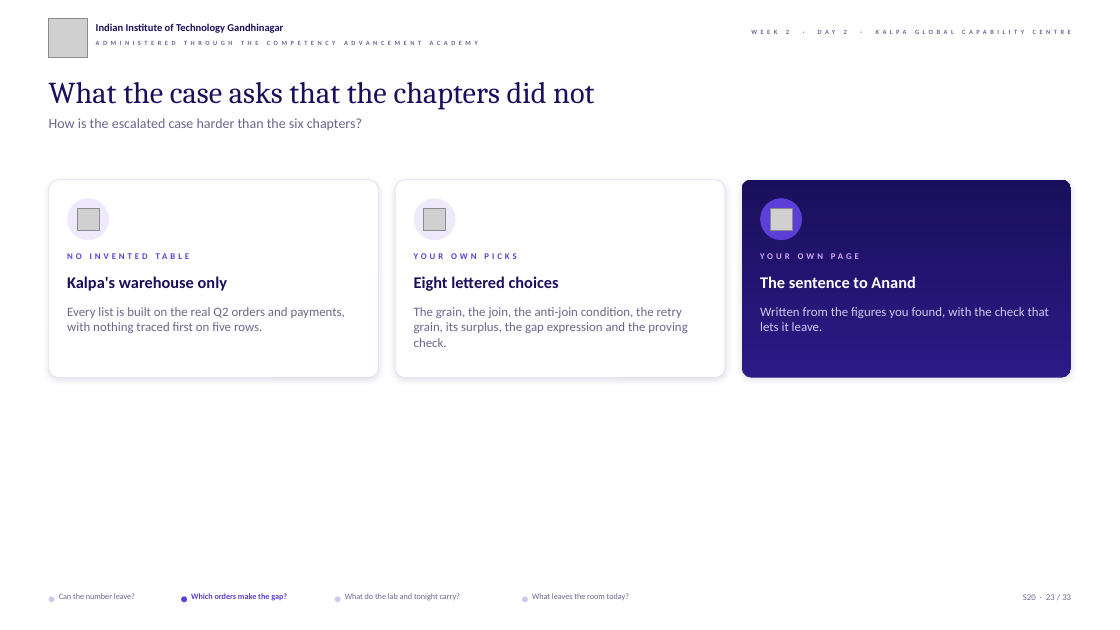
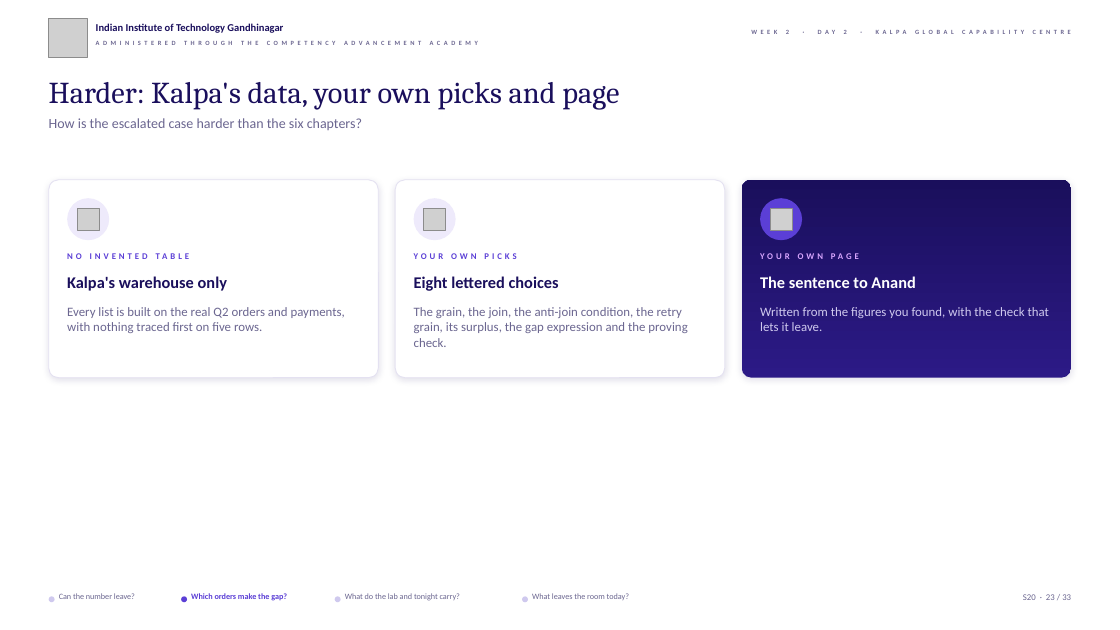
Before and after one commit to fde-academy-lab/c2-content-factory, a slide deck: slide 23 of content/W02/D2/slides/C2_W02_D02_half2_STUDENT.pptx. Drawn at 1120x630 pixels with LibreOffice and Linux fonts; fonts in the diff are those of the drawing; grey boxes stand for pictures; background and template pictures are left out. Boxes give left, top, right and bottom in pixels: in the first picture for what was removed or moved away, otherwise in the second. Text is boxed around its words. In the diff, an @@ line names an element or a change of style, - is before the commit and + after.

```diff
--- a/content/W02/D2/slides/C2_W02_D02_half2_STUDENT.pptx
+++ b/content/W02/D2/slides/C2_W02_D02_half2_STUDENT.pptx
@@ text at (49,82,619,109): text changed @@
-What the case asks that the chapters did not
+Harder: Kalpa's data, your own picks and page
```
Also in this commit, not shown: 3 other slides changed, 26 other files.
